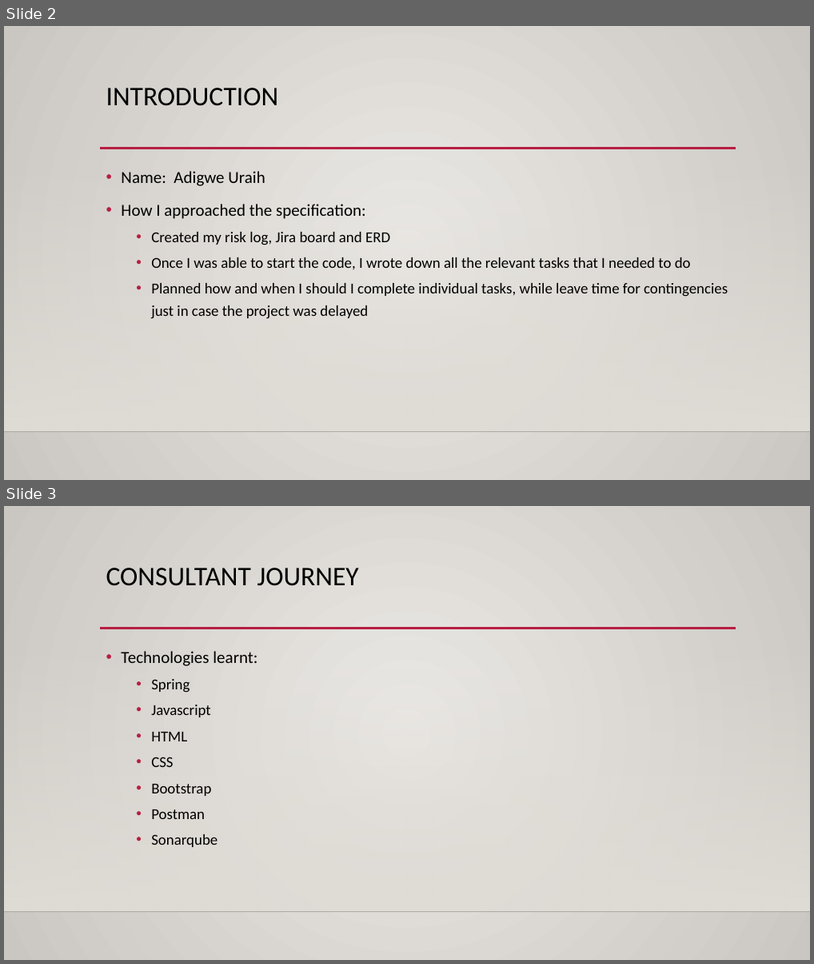
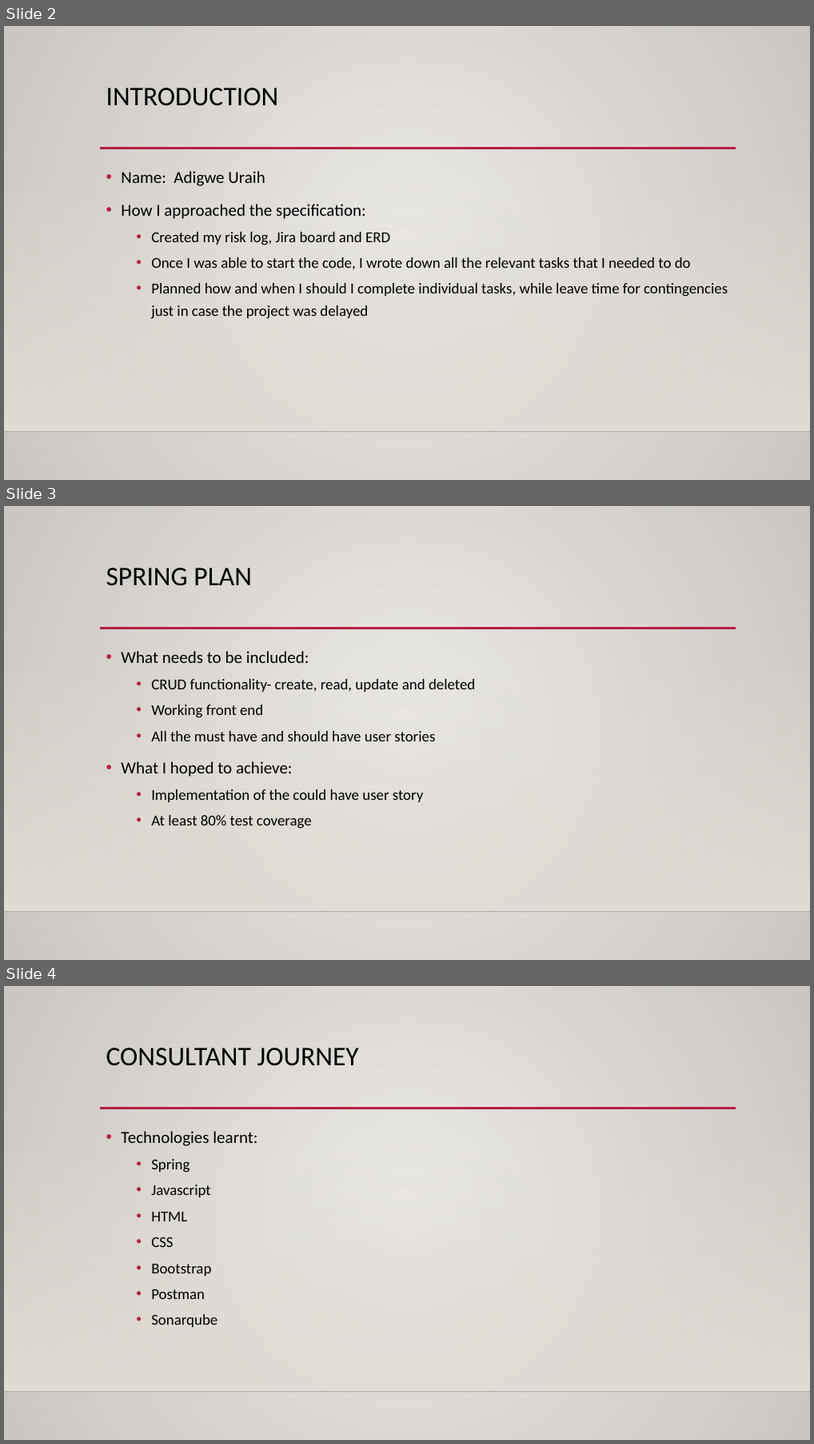
Before and after one commit to AUraihQA/ToDoWebApplication, a slide deck: Documentation - After/TODO Presentation.pptx. Shown one above the other, each under a label of ours: slides 2 and 3 before the commit, slides 2, 3 and 4 after it. The pictures are 814x964 and 814x1444 pixels, drawn with LibreOffice and Linux fonts; fonts in the diff are those of the drawing; background and template pictures are left out. Boxes give left, top, right and bottom in pixels: in the first picture for what was removed or moved away, otherwise in the second. Text is boxed around its words. In the diff, an @@ line names an element or a change of style, - is before the commit and + after.

Commit message:
Updated presentation

```diff
--- a/Documentation - After/TODO Presentation.pptx
+++ b/Documentation - After/TODO Presentation.pptx
@@ slide 3 added at (x1=4, y1=506, x2=810, y2=960), background gradient #ECEAE7 to #CAC7C1; not listed: 3 template elements that a slide beside it also shows @@
@@ title added at (x1=106, y1=568, x2=252, y2=586), 32 pt, text #000000 @@
+SPRING PLAN
@@ text added at (x1=121, y1=651, x2=475, y2=828), 18 pt, text #000000 @@
+• What needs to be included:
+  • CRUD functionality- create, read, update and deleted
+  • Working front end
+  • All the must have and should have user stories
+• What I hoped to achieve:
+  • Implementation of the could have user story
+  • At least 80% test coverage
@@ what was slide 3 is now slide 4 @@
```
